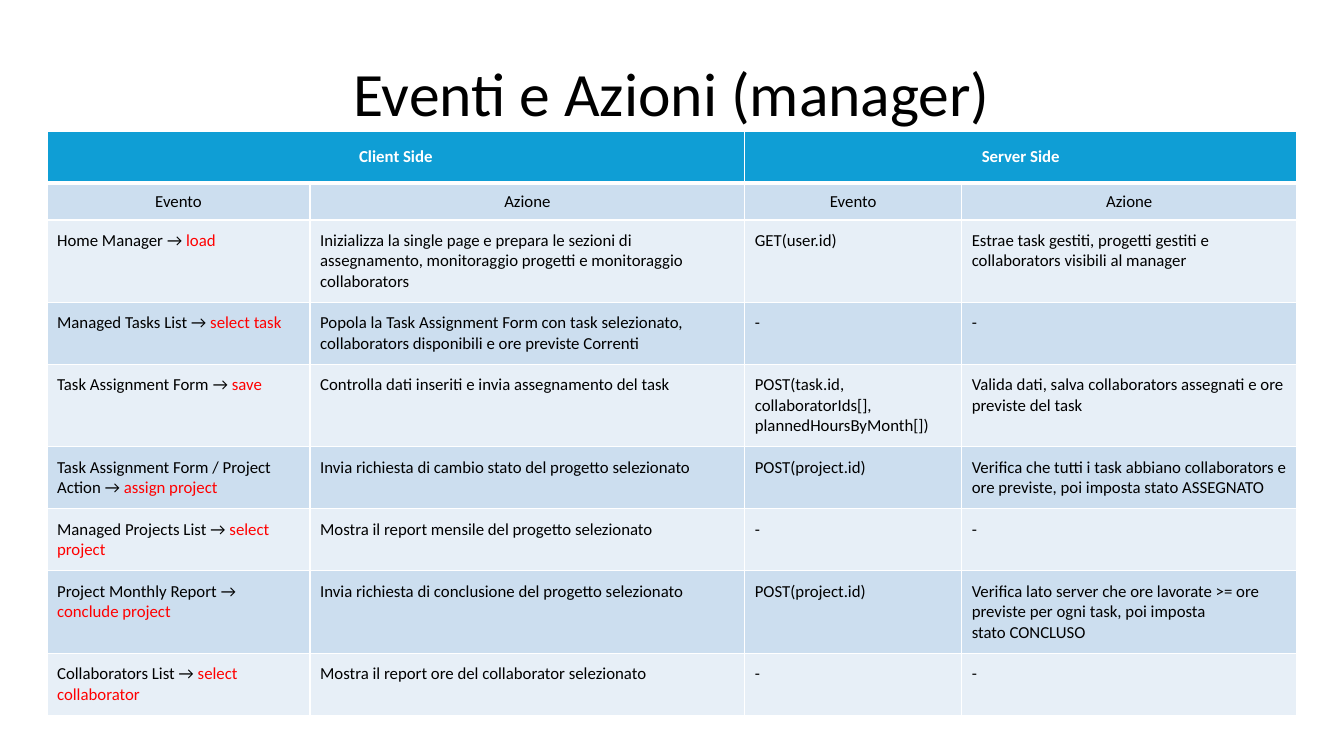
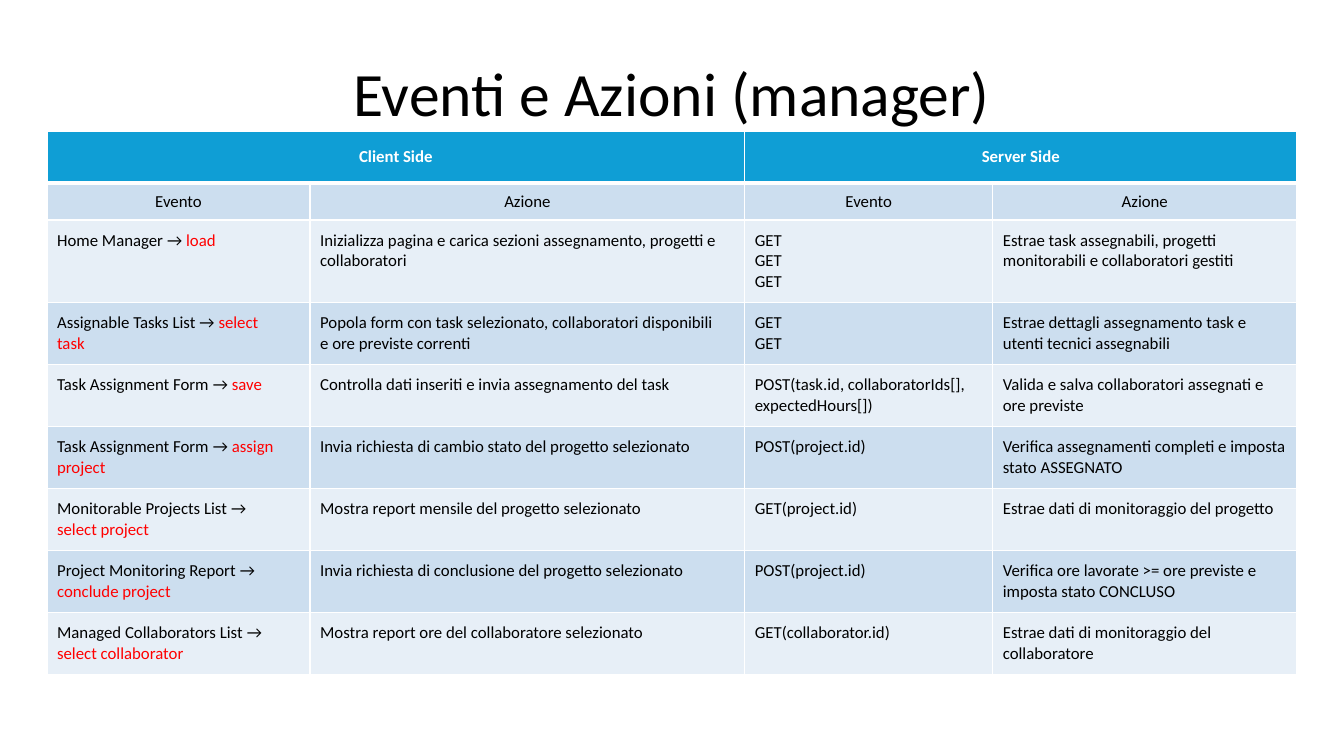
Before and after one commit to gilbertobrambilla/tiw-2026-html, a slide deck: slide 43 of docs/TIW_documentazione.pptx (slide 41 before the commit). Drawn at 1344x756 pixels with LibreOffice and Linux fonts; fonts in the diff are those of the drawing. Boxes give left, top, right and bottom in pixels: in the first picture for what was removed or moved away, otherwise in the second. Text is boxed around its words. In the diff, an @@ line names an element or a change of style, - is before the commit and + after.

```diff
--- a/docs/TIW_documentazione.pptx
+++ b/docs/TIW_documentazione.pptx
@@ table at <box>47,131,1298,669</box> @@
-row 3: Home Manager → load | Inizializza la single page e prepara le sezioni di assegnamento, monitoraggio progetti e monitoraggio collaborators | GET(user.id) | Estrae task gestiti, progetti gestiti e collaborators visibili al manager
+row 3: Home Manager → load | Inizializza pagina e carica sezioni assegnamento, progetti e collaboratori | GET / GET / GET | Estrae task assegnabili, progetti monitorabili e collaboratori gestiti
-row 4: Managed Tasks List → select task | Popola la Task Assignment Form con task selezionato, collaborators disponibili e ore previste Correnti | - | -
+row 4: Assignable Tasks List → select task | Popola form con task selezionato, collaboratori disponibili e ore previste correnti | GET / GET | Estrae dettagli assegnamento task e utenti tecnici assegnabili
-row 5, column 3: POST(task.id, collaboratorIds[], plannedHoursByMonth[])
+row 5, column 3: POST(task.id, collaboratorIds[], expectedHours[])
-row 5, column 4: Valida dati, salva collaborators assegnati e ore previste del task
+row 5, column 4: Valida e salva collaboratori assegnati e ore previste
-row 6, column 1: Task Assignment Form / Project Action → assign project
+row 6, column 1: Task Assignment Form → assign project
-row 6, column 4: Verifica che tutti i task abbiano collaborators e ore previste, poi imposta stato ASSEGNATO
+row 6, column 4: Verifica assegnamenti completi e imposta stato ASSEGNATO
-row 7: Managed Projects List → select project | Mostra il report mensile del progetto selezionato | - | -
+row 7: Monitorable Projects List → select project | Mostra report mensile del progetto selezionato | GET(project.id) | Estrae dati di monitoraggio del progetto
-row 8, column 1: Project Monthly Report → conclude project
+row 8, column 1: Project Monitoring Report → conclude project
-row 8, column 4: Verifica lato server che ore lavorate >= ore previste per ogni task, poi imposta stato CONCLUSO
+row 8, column 4: Verifica ore lavorate >= ore previste e imposta stato CONCLUSO
-row 9: Collaborators List → select collaborator | Mostra il report ore del collaborator selezionato | - | -
+row 9: Managed Collaborators List → select collaborator | Mostra report ore del collaboratore selezionato | GET(collaborator.id) | Estrae dati di monitoraggio del collaboratore
```
Also in this commit, not shown: 18 other slides changed, 4 slides added, 2 slides removed.
